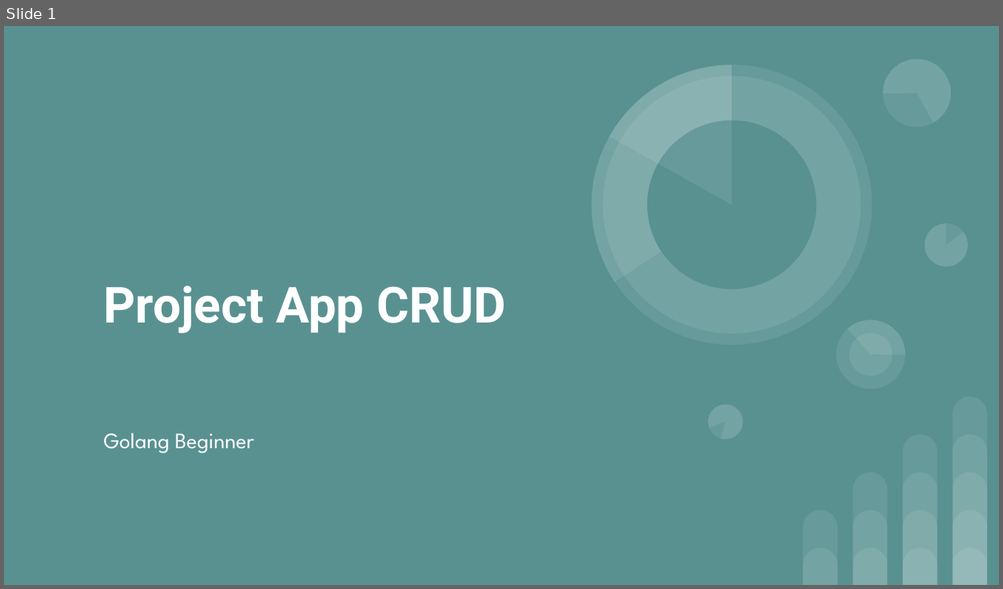
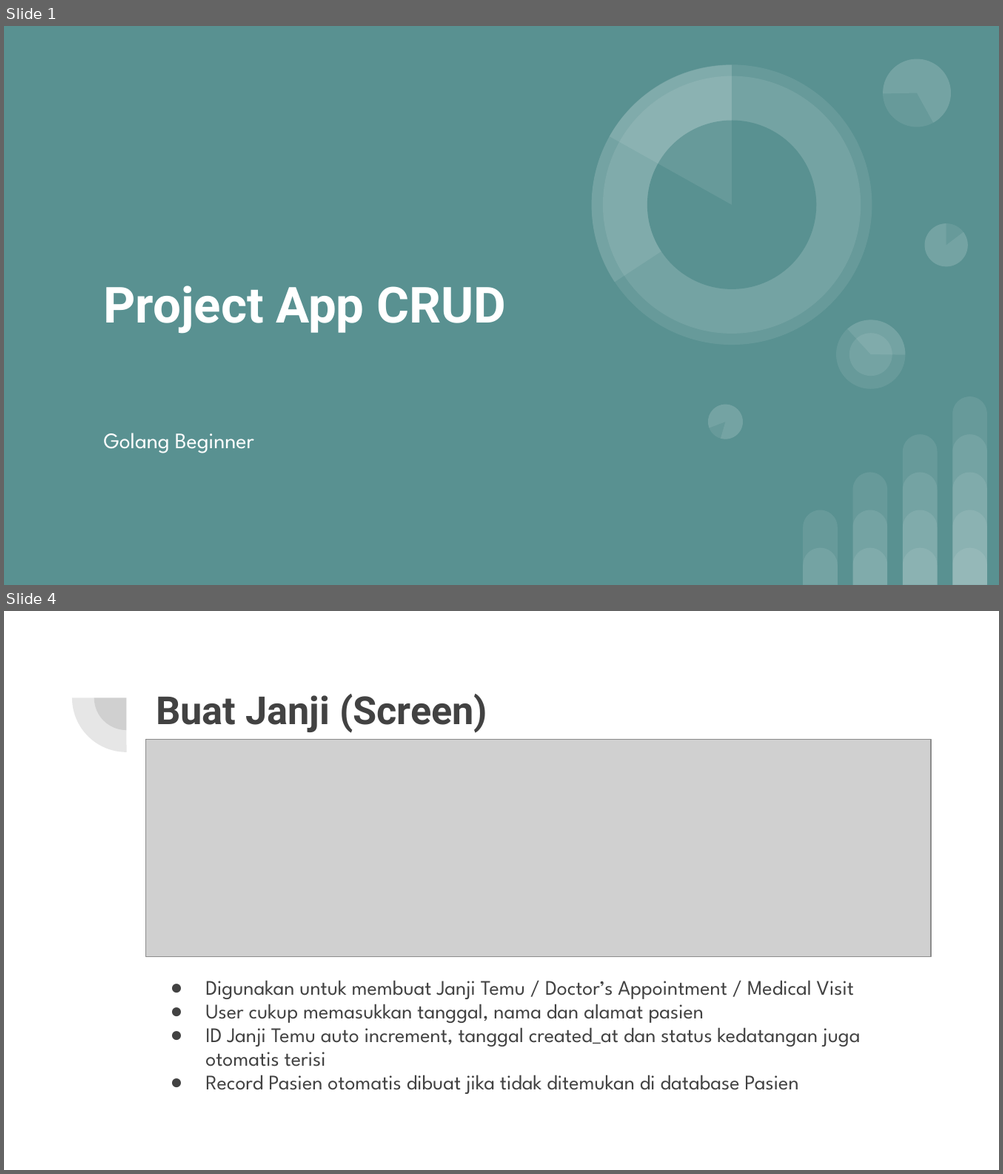
Before and after one commit to paulus-otto-harman/project-app-crud-golang-paul, a slide deck: Project App CRUD Golang Paul.pptx. Shown one above the other, each under a label of ours: slide 1 before the commit, slides 1 and 4 after it; the slides between them are not shown. The pictures are 1003x589 and 1003x1174 pixels, drawn with LibreOffice and Linux fonts; fonts in the diff are those of the drawing; grey boxes stand for pictures. Boxes give left, top, right and bottom in pixels: in the first picture for what was removed or moved away, otherwise in the second. Text is boxed around its words. In the diff, an @@ line names an element or a change of style, - is before the commit and + after.

```diff
--- a/Project App CRUD Golang Paul.pptx
+++ b/Project App CRUD Golang Paul.pptx
@@ slide 4 added at (x1=4, y1=611, x2=999, y2=1170), background #FFFFFF @@
@@ pie slice (boxed as its full ellipse) added at (x1=71, y1=644, x2=180, y2=752), fill #424242 at 13% opacity @@
@@ pie slice (boxed as its full ellipse) added at (x1=94, y1=666, x2=159, y2=730), fill #424242 at 13% opacity @@
@@ title added at (x1=156, y1=694, x2=487, y2=733), 28 pt, text #424242, bold @@
+Buat Janji (Screen)
@@ picture added at (x1=146, y1=739, x2=931, y2=957) @@
@@ text added at (x1=205, y1=980, x2=859, y2=1094), 15 pt, text #424242 @@
+● Digunakan untuk membuat Janji Temu / Doctor’s Appointment / Medical Visit
+● User cukup memasukkan tanggal, nama dan alamat pasien
+● ID Janji Temu auto increment, tanggal created_at dan status kedatangan juga otomatis terisi
+● Record Pasien otomatis dibuat jika tidak ditemukan di database Pasien
```
Also in this commit, not shown: 2 slides changed, 6 other slides added, 2 other files.
